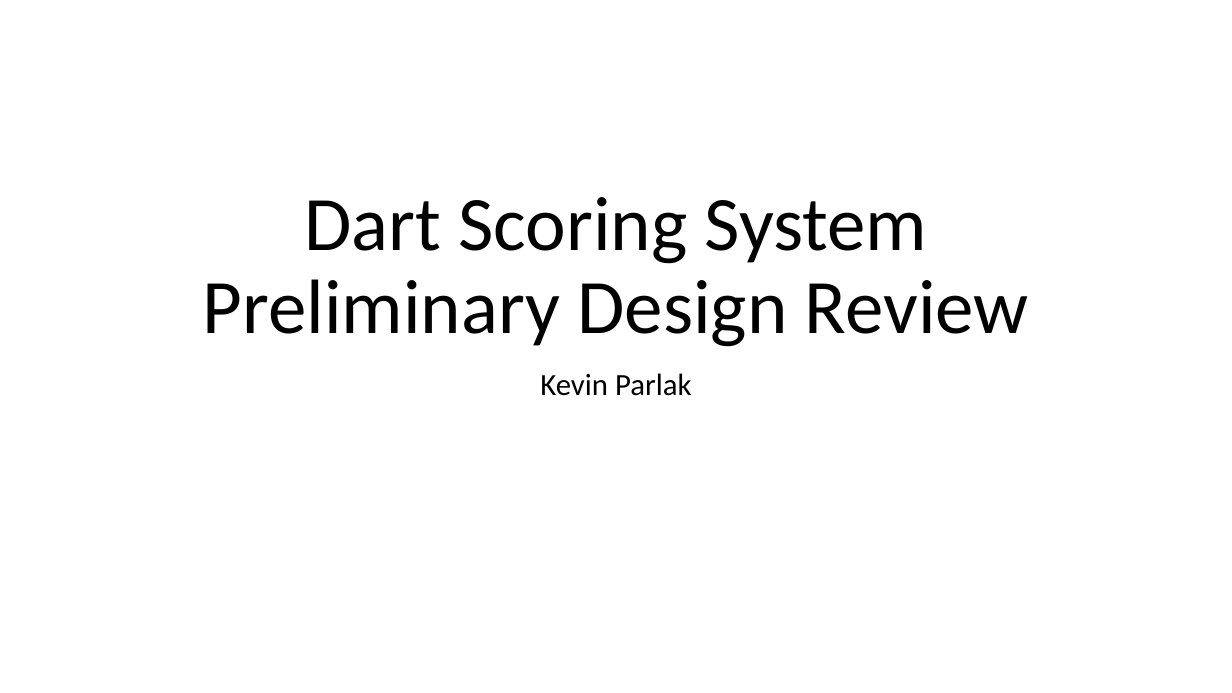
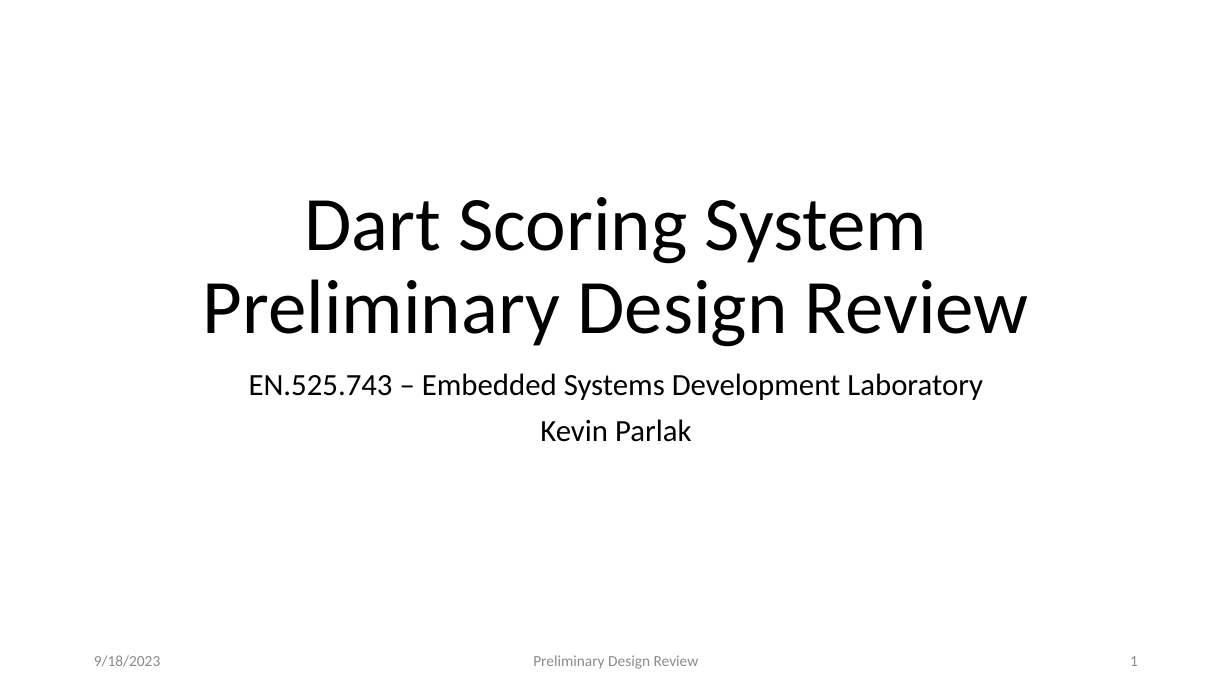
Before and after one commit to kparlak/dart-scoring-system, a slide deck: slide 1 of documentation/Dart_Scoring_System_PDR.pptx. Drawn at 1232x693 pixels with LibreOffice and Linux fonts; fonts in the diff are those of the drawing. Boxes give left, top, right and bottom in pixels: in the first picture for what was removed or moved away, otherwise in the second. Text is boxed around its words. In the diff, an @@ line names an element or a change of style, - is before the commit and + after.

```diff
--- a/documentation/Dart_Scoring_System_PDR.pptx
+++ b/documentation/Dart_Scoring_System_PDR.pptx
@@ subtitle at (249, 373, 983, 400): paragraph added @@
+EN.525.743 – Embedded Systems Development Laboratory
@@ text added at (94, 655, 160, 667), 12 pt, text #8C8C8C @@
+9/18/2023
@@ text added at (533, 655, 699, 669), 12 pt, text #8C8C8C @@
+Preliminary Design Review
@@ page number added at (1130, 656, 1138, 666), 12 pt, text #8C8C8C @@
+1
```
Also in this commit, not shown: 7 other slides changed, 2 slides added, 1 slide removed, 2 other files.
